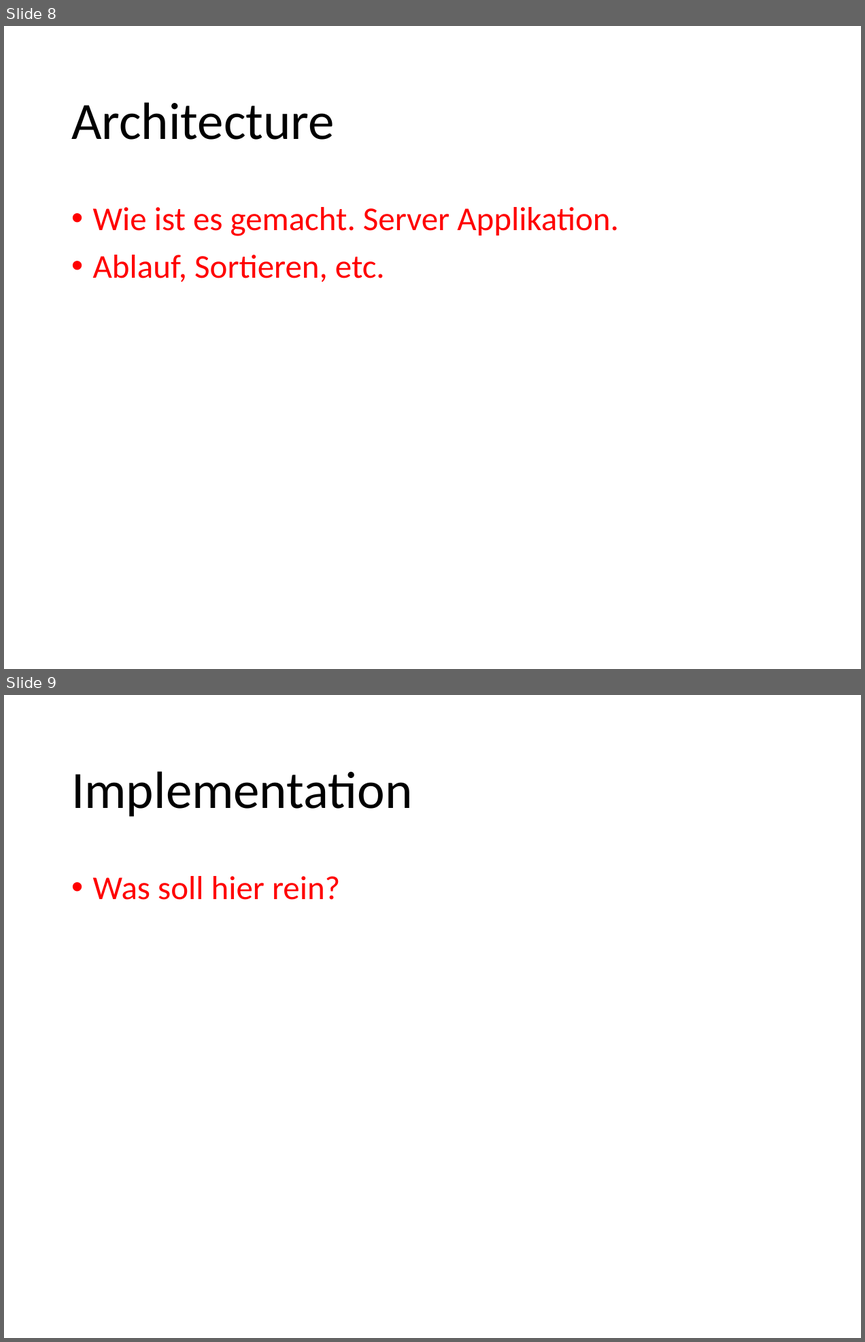
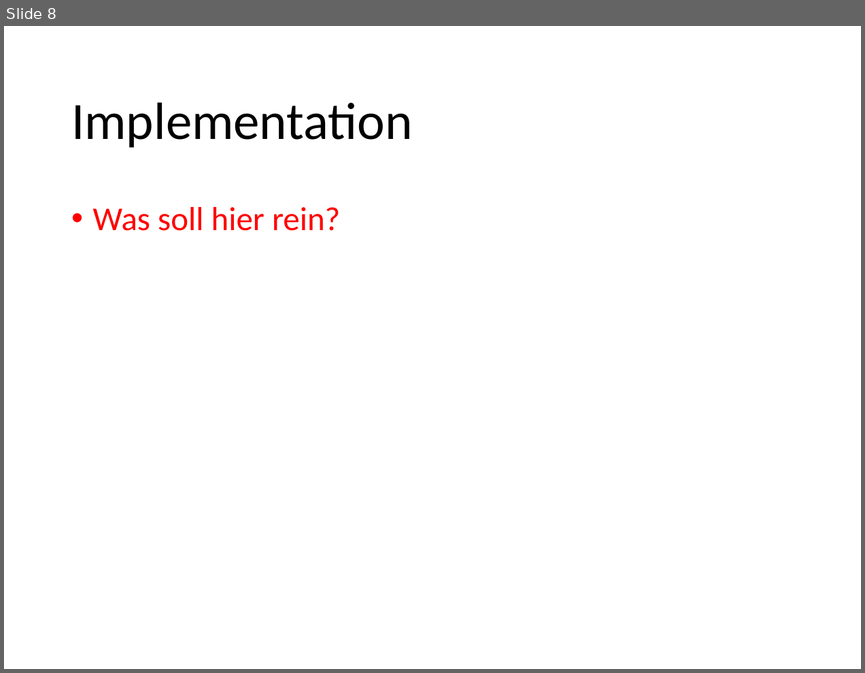
Before and after one commit to MSE-MobOP/Ski-Compass, a slide deck: Documents/Presentation/Presentation.pptx. Shown one above the other, each under a label of ours: slides 8 and 9 before the commit, slide 8 after it. The pictures are 865x1342 and 865x673 pixels, drawn with LibreOffice and Linux fonts; fonts in the diff are those of the drawing. Boxes give left, top, right and bottom in pixels: in the first picture for what was removed or moved away, otherwise in the second. Text is boxed around its words. In the diff, an @@ line names an element or a change of style, - is before the commit and + after.

```diff
--- a/Documents/Presentation/Presentation.pptx
+++ b/Documents/Presentation/Presentation.pptx
@@ slide 8 removed at (x1=4, y1=26, x2=861, y2=669), background #FFFFFF @@
@@ title removed at (x1=71, y1=102, x2=334, y2=140) @@
-Architecture
@@ text removed at (x1=93, y1=207, x2=619, y2=282) @@
-• Wie ist es gemacht. Server Applikation.
-• Ablauf, Sortieren, etc.
@@ what was slide 9 is now slide 8 @@
```
Also in this commit, not shown: 3 slides changed, 4 slides added, 4 other slides removed.
